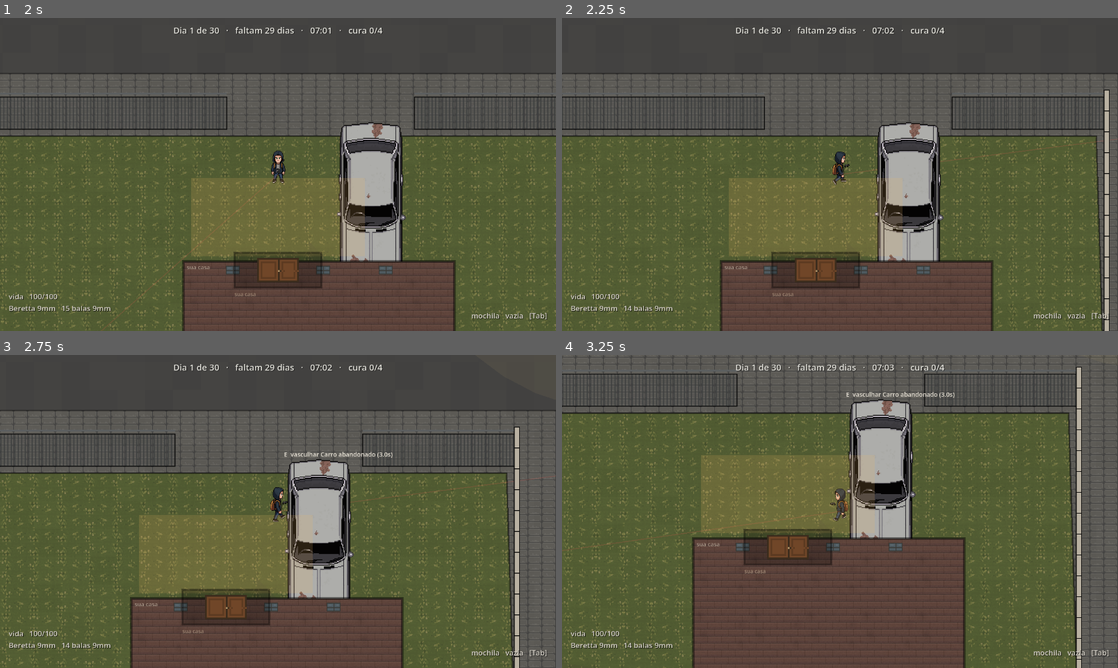
Above: before the commit, frames 1-4 (two rows, left to right).
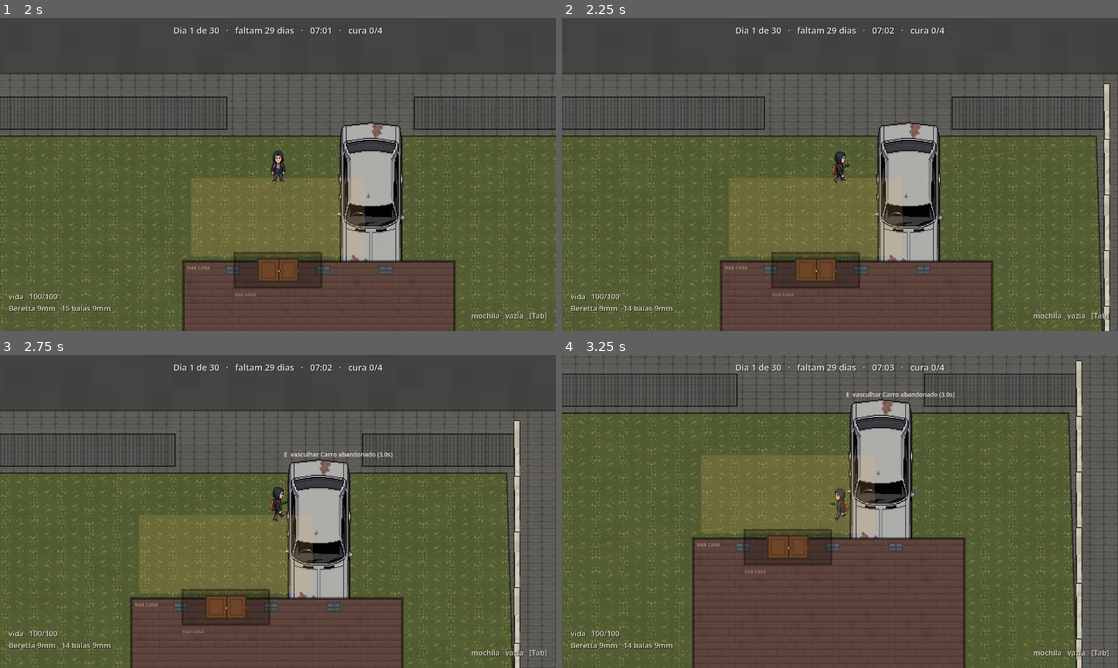
Above: after the commit, the same moments.

Repository: Jota-Pais/projeto-final-desenvolvimento-de-jogos
Game: Godot game, scene res://titulo.tscn
Two runs of this game, one before a commit and one after it. Both use one fixed random seed, a clock stepped at 60 frames per second and the inputs below.
Inputs (mouse positions are in pixels of both pictures, inside the frame that each line leads up to):
- Up to frame 1 (2 s): click "Jogar" at 0.5 s; click "CAMPANHA cair na rua custa o …" at 1.25 s
- Up to frame 2 (2.25 s): tap Enter (ui_accept) at 2 s; move the mouse to (962, 158) at 2.02 s; press the mouse at (962, 158) at 2.03 s; hold D (andar_direita) from 2.03 s (still down)
- Up to frame 3 (2.75 s): keep holding D (andar_direita); tap Enter (ui_accept) at 2.27 s
- Up to frame 4 (3.25 s): tap Enter (ui_accept) at 2.75, 3.02 s; move the mouse to (728, 527) at 2.77 s; release D (andar_direita) at 2.78 s; release the mouse at (728, 527) at 2.78 s; hold S (andar_baixo) from 2.78 s (still down); tap Shift (correr) at 2.85 s

Frame 1 is identical in both runs. In frame 2, 0.5% of the frame differs, in the area x 97-99%, y 20-100%; in frame 3, 0.5%; in frame 4, 0.7%, in the area x 92-94%, y 1-100%.

Commit message:
Aplica as respostas do Joao: casa sem zumbi, terreno do predio, Antonio gordo
As respostas de 21/10 sobre o cerco da regiao rosa e a arte:

- mapa.gd: nenhum ponto de zumbi a menos de 1.300 px de onde voce nasce
  ("precisa tirar esses zumbis muito colados na casa do personagem no
  comeco"); sairam os tres da rua de cima.
- O gramado do Predio abandonado vira terreno do predio: muro de bloco na
  beira da rua SE e da calcada do fundo, com tres buracos de acesso, "ja
  que e abandonado". O cerco continua fechado e tudo dentro se alcanca.
- A arte do muro de reboco gerada (aprovada) entra em rua/arte/barreiras/,
  e o muro pega a cor do lote que o dado ja trazia (branco, amarelo, rosa,
  verde-agua), multiplicando a arte off-white.
- O Antonio v2, mais gordo (barrigao: ombro 1,4 e quadril 1,7 na proporcao
  do PixelLab), no lugar do v1; o retrato continua o do v1.
- narrativa.md: as decisoes do tutorial - a cena de abertura na rua perto
  do Antonio, dois dias de tutorial, o agachar ("eu me escondo, quem eu
  vejo nao"), o dia 1 desarmado.

Os nove conferidores passam.

Diff:
--- a/rua/arte/antonio/Antonio_rua-Idle.json
+++ b/rua/arte/antonio/Antonio_rua-Idle.json
@@ -1,7 +1,7 @@
 {
   "character": {
-    "id": "29fb7023-a6f6-4bf6-97fe-9b280105d2fa",
-    "name": "Antonio (rua)",
+    "id": "7524f3fe-8f40-473c-a65f-5bac766edb98",
+    "name": "Antonio v2 (rua, barrigao)",
     "nota": "folha montada em 21/10/2026 das 8 rotacoes do PixelLab (conta 4), no layout do export de personagem: so a linha das rotacoes paradas; animacoes entram como linhas novas"
   },
   "spritesheet": {
--- a/rua/barreira.gd
+++ b/rua/barreira.gd
@@ -164,6 +164,16 @@
 ## `<tipo>-pilar.png`, o pilar inteiro, com o pe 1 px abaixo do pe da face. A
 ## largura do periodo e a distancia entre os pilares. Sem arte, cinza.
 const PASTA_DA_ARTE := "res://rua/arte/barreiras/"
+
+## A tinta do muro pintado (o `cor` do dado): a arte do reboco e off-white, e a
+## cor de verdade, desbotada, sai multiplicando (Joao, 20/10: "muro branco,
+## amarelo, verde-agua ou rosa").
+const TINTAS := {
+	"branco": Color(1.0, 1.0, 1.0),
+	"amarelo": Color(1.0, 0.9, 0.62),
+	"rosa": Color(1.0, 0.8, 0.78),
+	"verde-agua": Color(0.78, 0.95, 0.88),
+}
 
 static func arte_de(tipo: String) -> Dictionary:
 	var arte := {}
@@ -212,12 +222,16 @@
 	## A altura da face desta barreira, quando o dado traz uma (o muro alto do
 	## Antonio); 0 e a do tipo.
 	var altura := 0.0
+	## A tinta da arte (TINTAS), pela cor que o dado da ao muro.
+	var tinta := Color.WHITE
 
 	func montar(tipo_da_peca: String, de: Vector2, ate: Vector2,
 			ponta_em_de := false, ponta_em_ate := false, arte_do_tipo := {},
-			s_de := 0.0, pilares_no_mundo := PackedVector2Array(), altura_da_barreira := 0.0) -> void:
+			s_de := 0.0, pilares_no_mundo := PackedVector2Array(), altura_da_barreira := 0.0,
+			cor := "") -> void:
 		tipo = tipo_da_peca
 		altura = altura_da_barreira
+		tinta = TINTAS.get(cor, Color.WHITE)
 		position = (de + ate) / 2.0
 		a = de - position
 		b = ate - position
@@ -254,14 +268,14 @@
 			var face := PackedVector2Array([p, q, q + cima, p + cima])
 			if arte.has("face"):
 				_com_textura(face, arte["face"], s_dos_lados[i][0], s_dos_lados[i][1], 1.0, 0.0,
-					Color(0.72, 0.72, 0.72) if i % 2 == 1 else Color.WHITE)
+					tinta * (Color(0.72, 0.72, 0.72) if i % 2 == 1 else Color.WHITE))
 			else:
 				_face(face, cor.darkened(0.5 if i % 2 == 1 else 0.35), vazada)
 		var topo := PackedVector2Array([pe[0] + cima, pe[1] + cima, pe[2] + cima, pe[3] + cima])
 		if arte.has("topo"):
 			# O lado de tras do topo (o do norte) e a linha de cima da textura.
 			var v_menos := 0.0 if meia.y >= 0.0 else 1.0
-			_com_textura(topo, arte["topo"], s_em_a, s_em_b, v_menos, 1.0 - v_menos, Color.WHITE)
+			_com_textura(topo, arte["topo"], s_em_a, s_em_b, v_menos, 1.0 - v_menos, tinta)
 		elif vazada:
 			# O topo de grade e alambrado e so o arremate, nao uma laje.
 			draw_line(a + cima, b + cima, cor, 2.0)
@@ -273,7 +287,7 @@
 			var pilar: Texture2D = arte["pilar"]
 			for p in pilares:
 				draw_texture(pilar, p + Vector2(-pilar.get_width() / 2.0,
-					espessura / 2.0 + 1.0 - pilar.get_height()))
+					espessura / 2.0 + 1.0 - pilar.get_height()), tinta)
 
 	## Um quadrilatero com a textura repetida ao longo do muro: `s` (distancia
 	## ao longo dele) vira a coluna da textura, e os dois primeiros pontos sao a
--- a/rua/cenario.gd
+++ b/rua/cenario.gd
@@ -403,7 +403,7 @@
 					var peca := Barreira.Peca.new()
 					peca.montar(barreira["tipo"], pedacos[k][0], pedacos[k][1],
 						k == 0 and ponta_em_de, ultimo and ponta_em_ate, arte, s_de, deles,
-						float(barreira.get("altura", 0.0)))
+						float(barreira.get("altura", 0.0)), barreira.get("cor", ""))
 					add_child(peca)
 
 	for barricada in mundo["barricadas"]:
--- a/rua/mapa.gd
+++ b/rua/mapa.gd
@@ -300,6 +300,9 @@
 	{ "nome": "Restaurante: calço de reboco caído entre o carro V89 e a fachada (leste)", "tipo": "entulho_linha", "grupo": "", "estado": "destruido",
 		"pontos": [Vector2(1202.0, 735.3), Vector2(1202.0, 736.5)],
 		"vaos": [] },
+	{ "nome": "Prédio abandonado: muro de bloco do terreno, com buracos", "tipo": "muro_bloco", "grupo": "", "estado": "destruido",
+		"pontos": [Vector2(1249.0, 615.5), Vector2(1310.0, 743.0), Vector2(1333.5, 743.0)],
+		"vaos": [{ "ponto": Vector2(1256.0, 630.6), "largura_mundo": 110.0, "portao": null }, { "ponto": Vector2(1290.0, 701.0), "largura_mundo": 110.0, "portao": null }, { "ponto": Vector2(1322.0, 743.0), "largura_mundo": 110.0, "portao": null }] },
 ]
 
 ## As barricadas soltas (Barreira.OBJETOS): `tipo`, `ponto` (px do PNG),
@@ -394,6 +397,11 @@
 ## Quanto um zumbi nasce afastado da porta de cada prédio.
 const RECUO_DO_ZUMBI := 260.0
 
+## Nenhum ponto de zumbi a menos disto de onde o jogador nasce (21/10/2026, a
+## pedido do João): eram três na rua de cima, a 650-1.200 px do portão - os
+## das casas dos lotes #22 e #24 e o da casinha.
+const SEM_ZUMBI_PERTO_DE_CASA := 1300.0
+
 ## O tamanho (em px de mundo) do lugar de uma zona sem `rect` próprio: uma
 ## janela em volta do ponto do rótulo, cortada pela mancha de chão que o
 ## contém. 100 x 60 px do desenho.
@@ -687,7 +695,7 @@
 		var altura := float(barreira.get("altura", 0.0))
 		for trecho in Barreira.trechos(pontos, vaos):
 			tudo["barreiras"].append({ "nome": nome, "tipo": barreira["tipo"], "grupo": grupo,
-				"pontos": trecho, "altura": altura })
+				"pontos": trecho, "altura": altura, "cor": barreira.get("cor", "") })
 		for vao in vaos:
 			if vao["portao"] != null:
 				tudo["barreiras"].append({ "nome": "%s (portão)" % nome, "tipo": vao["portao"],
@@ -943,6 +951,11 @@
 static func _da_para_nascer(tudo: Dictionary, onde: Vector2) -> bool:
 	if not MUNDO.grow(-200.0).has_point(onde):
 		return false
+	# Nada colado na sua casa (Joao, 21/10/2026: "precisa tirar esses zumbis
+	# muito colados na casa do personagem no comeco").
+	var nascimento := Construcao.porta_de(_sua_casa) + Construcao.normal_de(_sua_casa) * RECUO_DO_NASCIMENTO
+	if onde.distance_to(nascimento) < SEM_ZUMBI_PERTO_DE_CASA:
+		return false
 	var corpo := Rect2(onde - Vector2(40.0, 40.0), Vector2(80.0, 80.0))
 	for construcao in tudo["construcoes"]:
 		if (construcao["rect"] as Rect2).grow(20.0).intersects(corpo):
Binary file changed: rua/arte/antonio/Antonio_rua-Idle.png
Binary file added: rua/arte/barreiras/muro_reboco-face.png
Not shown, added: rua/arte/barreiras/muro_reboco-face.png.import
Binary file added: rua/arte/barreiras/muro_reboco-pilar.png
Not shown, added: rua/arte/barreiras/muro_reboco-pilar.png.import
Binary file added: rua/arte/barreiras/muro_reboco-topo.png
Not shown, added: rua/arte/barreiras/muro_reboco-topo.png.import
Not shown, added: rua/barreira.gd.uid
Not shown, added: rua/camadas.gd.uid
Not shown, changed: README.md
Not shown, changed: design/narrativa.md
